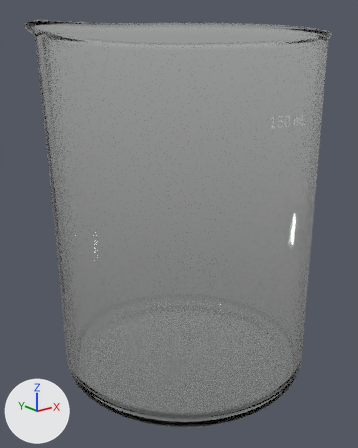
An edit to the glTF model public/assets/equipment-3d/v1/beaker-150ml.glb, drawn before and after from the same camera.
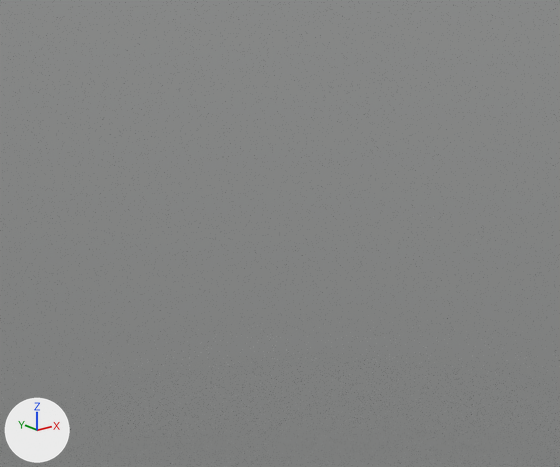
The first picture shows the older version from a 50 mm lens placed at (-0.0729, -0.0891, 0.073), pointed at (-0.0024, -0.001, 0.0378). The close-ups show the older and then the newer version on the part from 33% to 63% of the width and 41% to 61% of the height of that picture. Only the edits that show in the close-ups are written down. Every picture has the same lights, and +X, +Y and +Z are marked at lower left. Where no turn or scale is listed for an object, it has been applied to the vertices. Vertices at exactly the same position are counted once.

In view in the first close-up: 'Beaker_glass'.
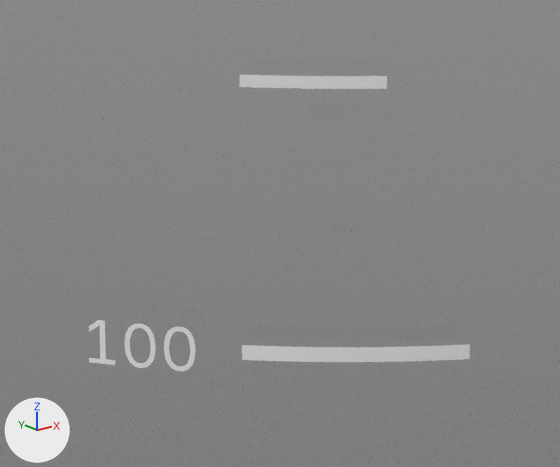
Where the change shows, as pixel boxes (x1, y1, x2, y2) in the close-ups (560 x 467 px):
part 1 of me_mesh_1, added
    after: (164, 326, 196, 371)
part 2 of me_mesh_1, added
    after: (125, 323, 156, 368)
part 3 of me_mesh_1, added
    after: (89, 320, 116, 365)
part 4 of me_mesh_1, added
    after: (242, 344, 470, 362)
part 5 of me_mesh_1, added
    after: (240, 75, 387, 89)

The change, as a diff of the scene's bpy script:
```diff
--- a/public/assets/equipment-3d/v1/beaker-150ml.glb.py
+++ b/public/assets/equipment-3d/v1/beaker-150ml.glb.py
@@ me_mesh_1 @@
 # used by ob_beaker_print; location = (0.0, 0.0, 0.0)
-me_mesh_1.from_pydata(...)  # 859 vertices, 863 faces; spans x -0.00477..0.00495, y -0.03006..-0.02965, z 0.06296..0.06505
+me_mesh_1.from_pydata(...)  # 2079 vertices, 2069 faces; spans x -0.02505..0.00495, y -0.03006..-0.01662, z 0.01179..0.06505
+# me_mesh_1 part 1: the loose piece of 288 vertices spanning x -0.00128..0.00015, y -0.03006..-0.03003, z 0.06296..0.06505 is copied, and the copy is turned -48.9 degrees about the z axis through its middle and scaled by 0.801, then moved by (-0.02245, 0.01072, -0.0226); it spans x -0.02339..-0.02265, y -0.01976..-0.01889, z 0.04057..0.04224
+# me_mesh_1 part 2: the loose piece of 288 vertices spanning x -0.00128..0.00015, y -0.03006..-0.03003, z 0.06296..0.06505 is copied, and the copy is turned -51.7 degrees about the z axis through its middle and scaled by 0.801, then moved by (-0.02335, 0.01185, -0.0226); it spans x -0.02427..-0.02358, y -0.01865..-0.01774, z 0.04057..0.04224
+# me_mesh_1 part 3: the loose piece of 14 vertices spanning x -0.00477..-0.00353, y -0.02985..-0.02968, z 0.06298..0.06502 is copied, and the copy is turned -47.5 degrees about the z axis through its middle and scaled by 0.799, then moved by (-0.02061, 0.01273, -0.0226); it spans x -0.02505..-0.02448, y -0.01745..-0.01662, z 0.04059..0.04221
+# me_mesh_1 part 4: a new loose piece of 14 vertices spanning x -0.02153..-0.01525, y -0.0259..-0.02098, z 0.04112..0.04168, in mat_white_enamel_print (white #f6f6f3)
+# me_mesh_1 part 5: 10 vertices added at x -0.02153..-0.01776, y -0.02425..-0.02098, z 0.05098..0.05142
+# other edits to the shape of me_mesh_1 do not show in these pictures
 me_mesh_1.materials.append(mat_white_enamel_print)
```
